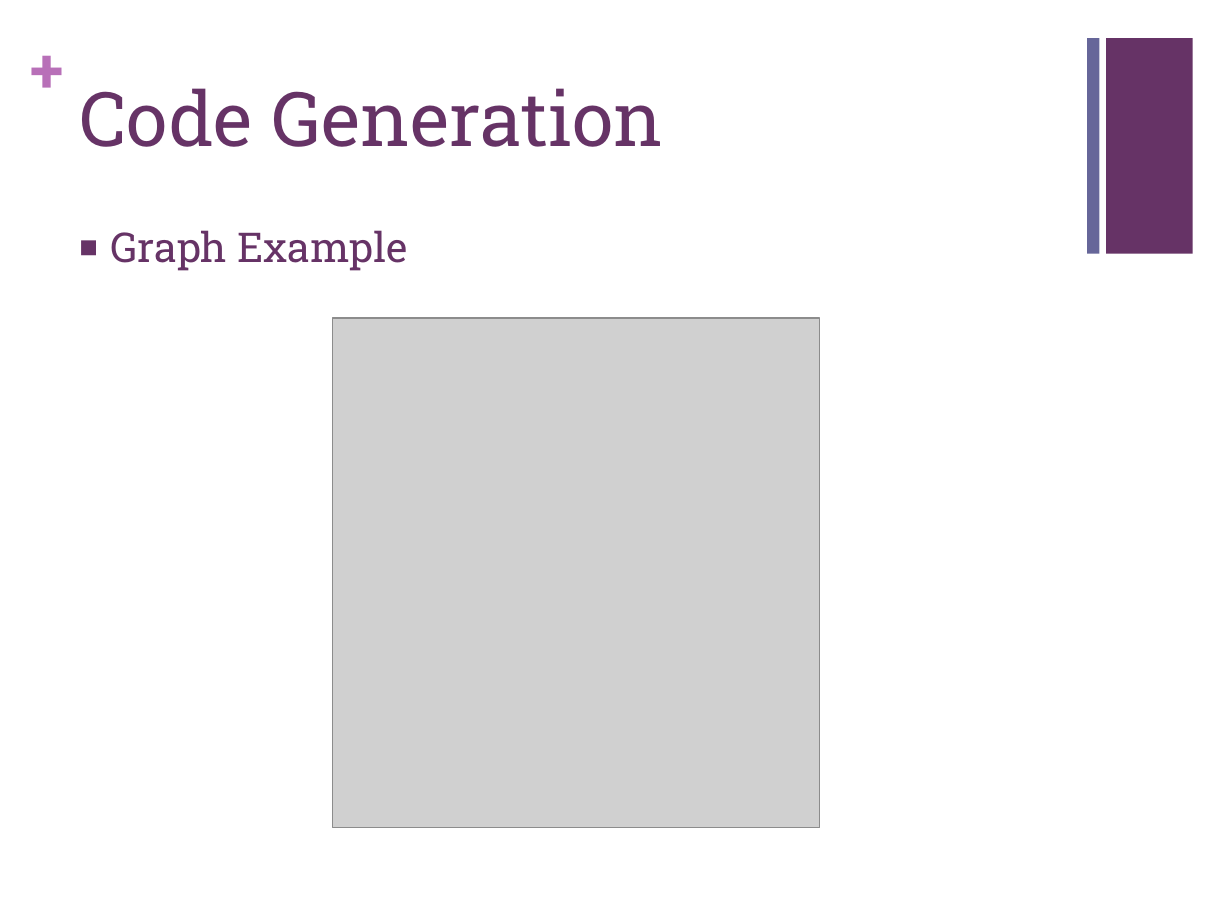
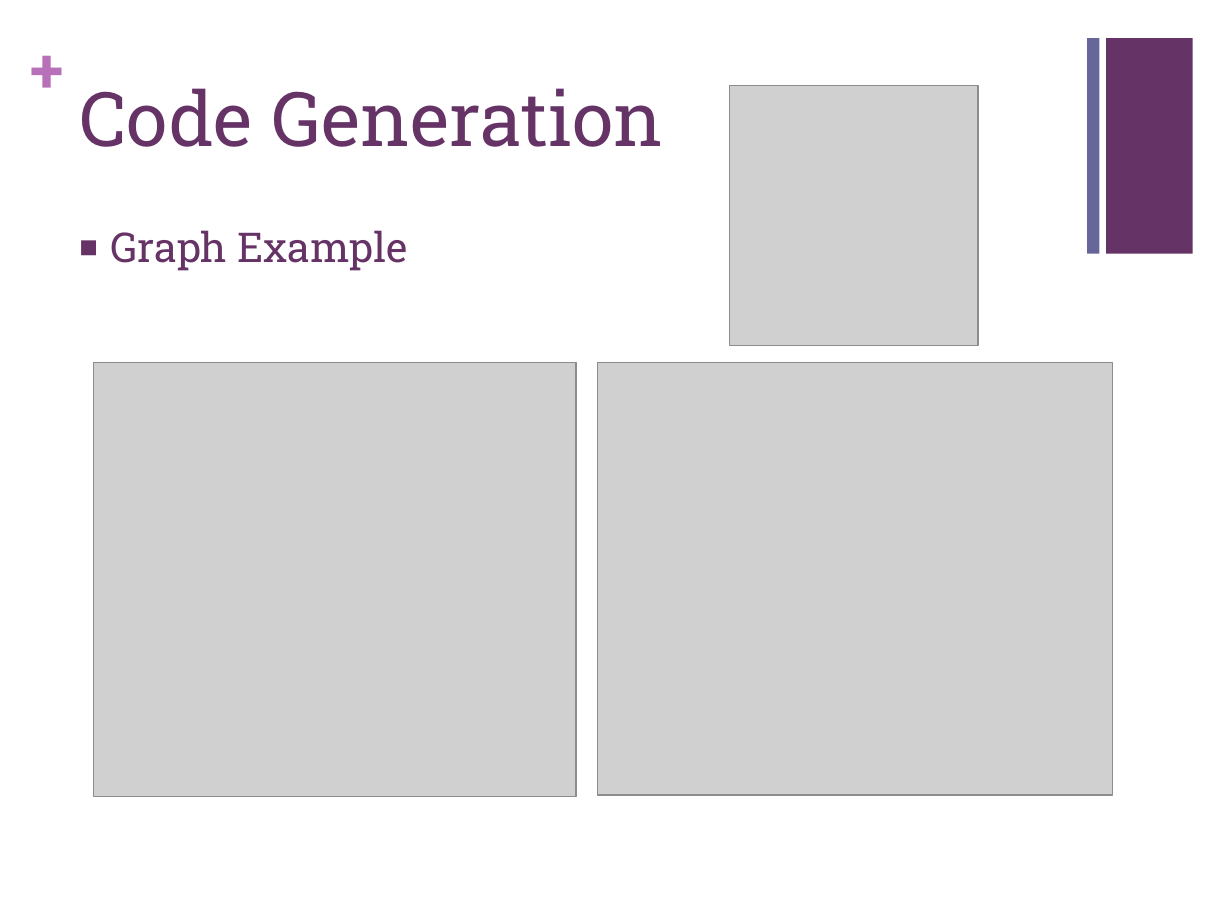
Before and after one commit to chaozc/Geo, a slide deck: slide 11 of Geo presentation.pptx. Drawn at 1232x924 pixels with LibreOffice and Linux fonts; fonts in the diff are those of the drawing; grey boxes stand for pictures. Boxes give left, top, right and bottom in pixels: in the first picture for what was removed or moved away, otherwise in the second. Text is boxed around its words. In the diff, an @@ line names an element or a change of style, - is before the commit and + after.

```diff
--- a/Geo presentation.pptx
+++ b/Geo presentation.pptx
@@ picture: place and size @@
-picture at box(333, 318, 819, 828)
+picture at box(729, 86, 978, 346)
@@ picture added at box(94, 362, 577, 796) @@
@@ picture added at box(598, 362, 1112, 795) @@
```
Also in this commit, not shown: 2 other slides changed.
